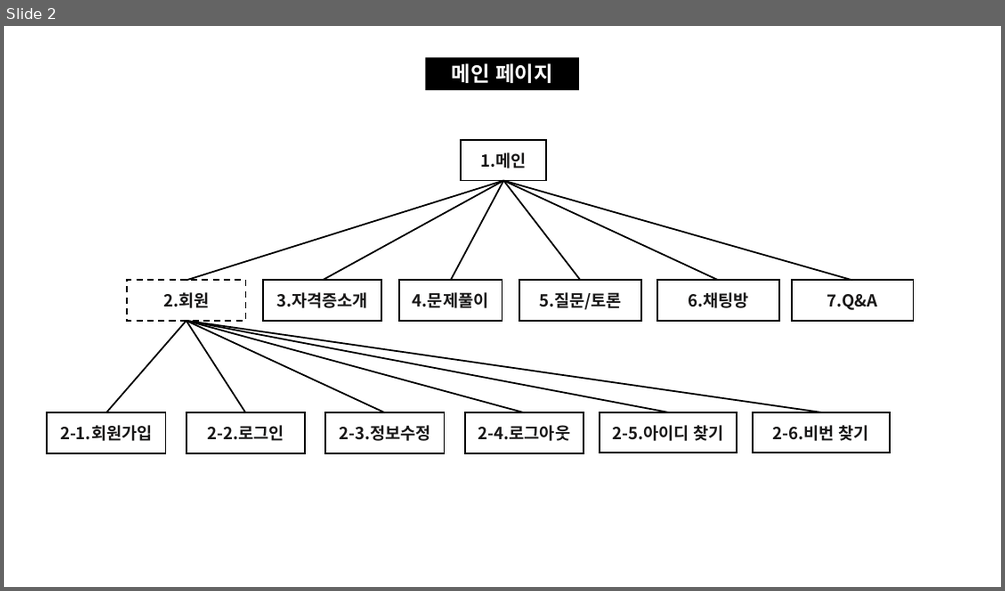
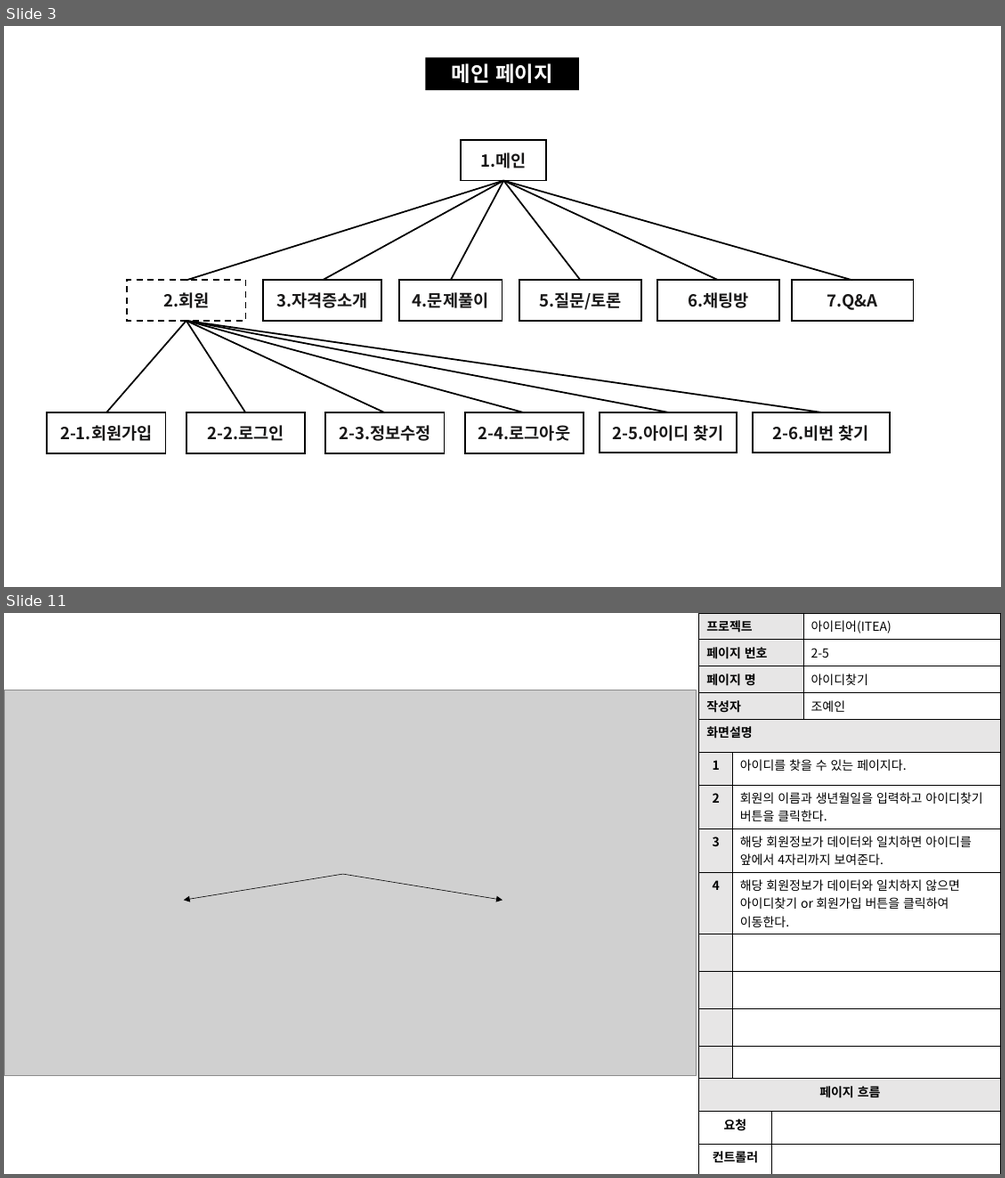
Before and after one commit to skwls2087/itea, a slide deck: 추가자료/스토리보드/스토리보드.pptx. Shown one above the other, each under a label of ours: slide 2 before the commit, slides 3 and 11 after it; the slides between them are not shown. The pictures are 1005x591 and 1005x1178 pixels, drawn with LibreOffice and Linux fonts; fonts in the diff are those of the drawing; grey boxes stand for pictures. Boxes give left, top, right and bottom in pixels: in the first picture for what was removed or moved away, otherwise in the second. Text is boxed around its words. In the diff, an @@ line names an element or a change of style, - is before the commit and + after.

```diff
--- a/추가자료/스토리보드/스토리보드.pptx
+++ b/추가자료/스토리보드/스토리보드.pptx
@@ slide 11 added at (4, 613, 1001, 1174), background #FFFFFF @@
@@ table added at (699, 613, 1001, 719), 4 rows, 2 columns @@
+프로젝트 | 아이티어(ITEA)
+페이지 번호 | 2-5
+페이지 명 | 아이디찾기
+작성자 | 조예인
@@ picture added at (4, 690, 696, 1075) @@
@@ table added at (699, 719, 1001, 1174), 13 rows, 3 columns @@
+화면설명 |  | 
+1 | 아이디를 찾을 수 있는 페이지다. | 
+2 | 회원의 이름과 생년월일을 입력하고 아이디찾기 버튼을 클릭한다. | 
+3 | 해당 회원정보가 데이터와 일치하면 아이디를 앞에서 4자리까지 보여준다. | 
+4 | 해당 회원정보가 데이터와 일치하지 않으면 / 아이디찾기 or 회원가입 버튼을 클릭하여 이동한다. | 
+ |  | 
+ |  | 
+ |  | 
+ |  | 
+페이지 흐름 |  | 
+요청 |  | 
+컨트롤러 |  | 
+뷰 |  | 
@@ arrow added from (343, 874) to (184, 900), #000000 0.5 pt @@
@@ arrow added from (343, 874) to (502, 900), #000000 0.5 pt @@
@@ what was slide 2 is now slide 3 @@
```
Also in this commit, not shown: 3 slides changed, 15 other slides added, 14 other files.
